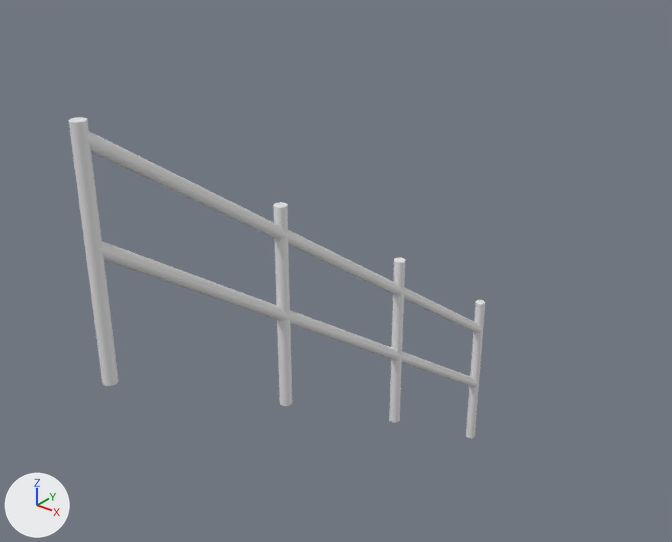
What one commit did to the FBX model Assets/MODELISATION/PROPS/PROP_rambarde_01_v1.fbx.
Before and after are seen from a 50 mm lens placed at (3.26, -1.77, 1.84), pointed at (0.79, 1.32, -0.08). Arrows for +X, +Y and +Z are at lower left; the lights stay in place. Where no turn or scale is listed for an object, it has been applied to the vertices.

The older version as bpy lines, for what is in view:
```python
me_mesh = bpy.data.meshes.new('Mesh')
me_mesh.from_pydata(...)  # 200 vertices, 224 faces; spans x 0.75..0.81, y -0.03..2.8, z -1.85..0.96
ob_rambarde_01 = bpy.data.objects.new('Rambarde_01', me_mesh)
ob_rambarde_01.location = (0.0, 0.0, 0.0)
```
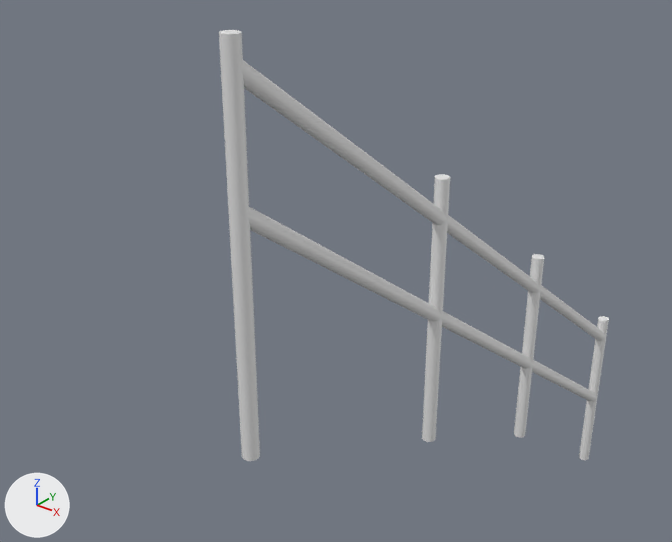
Boxes [x1, y1, x2, y2] around the edits, measured in the pictures (672 x 542 px; the box of a moved part takes in the faces that stretch with it):
'Rambarde_01', reshaped (6% narrower, 34% taller)
    before: [69, 117, 485, 438]
    after: [219, 30, 609, 461]
part 1 of me_mesh, added
    after: [219, 30, 260, 461]
part 2 of me_mesh, moved or reshaped
    before: [83, 132, 483, 333]
    after: [235, 60, 606, 341]
part 3 of me_mesh, moved or reshaped
    before: [466, 300, 485, 438]
    after: [579, 316, 609, 460]
part 4 of me_mesh, added
    after: [422, 174, 450, 442]
part 5 of me_mesh, added
    after: [514, 254, 544, 438]
part 6 of me_mesh, moved or reshaped
    before: [96, 241, 479, 387]
    after: [243, 207, 597, 402]
part 7 of me_mesh, deleted
    before: [69, 117, 119, 386]
part 8 of me_mesh, deleted
    before: [273, 202, 292, 406]
part 9 of me_mesh, deleted
    before: [389, 258, 405, 423]

The edits, one by one:
me_mesh has 200 vertices, 224 faces and spans x 0.75..0.81, y -0.03..2.8, z -1.85..0.96.
me_mesh is used by ob_rambarde_01; location (0.0, 0.0, 0.0).
me_mesh part 1: a new loose piece, a 16-sided cylinder along z spanning x 1.46..1.52, y -0.03..0.03, z -0.043..1.329.
me_mesh part 2: the loose piece of 32 vertices spanning x 0.75..0.81, y -0.02..2.79, z -1.06..0.93 is scaled about its middle by (1, 1.07, 1.11), then moved by (0.71, 0.09, 0.23).
me_mesh part 3: the loose piece of 34 vertices spanning x 0.75..0.81, y 2.74..2.8, z -1.85..-0.85 is moved by (0.71, 0.19, 0.05).
me_mesh part 4: a new loose piece, a 16-sided cylinder along z spanning x 1.46..1.52, y 1.064..1.124, z -0.593..0.612.
me_mesh part 5: a new loose piece, a 16-sided cylinder along z spanning x 1.46..1.52, y 1.963..2.023, z -1.079..-0.048.
me_mesh part 6: the loose piece of 32 vertices spanning x 0.75..0.81, y -0.02..2.79, z -1.46..0.53 is scaled about its middle by (1, 1.07, 1.11), then moved by (0.71, 0.09, 0.2).
me_mesh part 7: the loose piece of 34 vertices spanning x 0.75..0.81, y -0.03..0.03, z -0.04..0.96 is deleted.
me_mesh part 8: the loose piece of 34 vertices spanning x 0.75..0.81, y 0.93..0.99, z -0.64..0.36 is deleted.
me_mesh part 9: the loose piece of 34 vertices spanning x 0.75..0.81, y 1.84..1.9, z -1.23..-0.23 is deleted.
